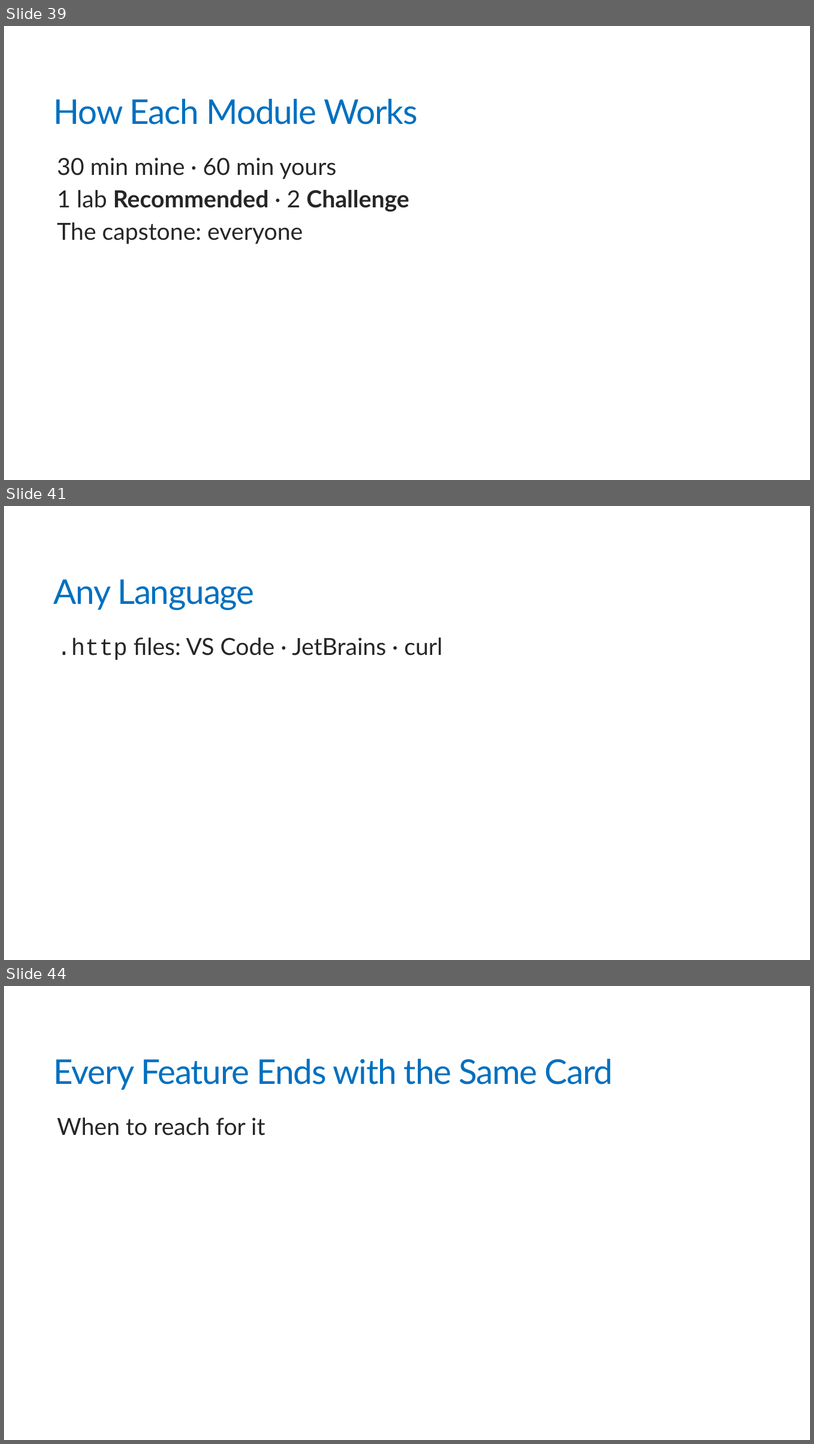
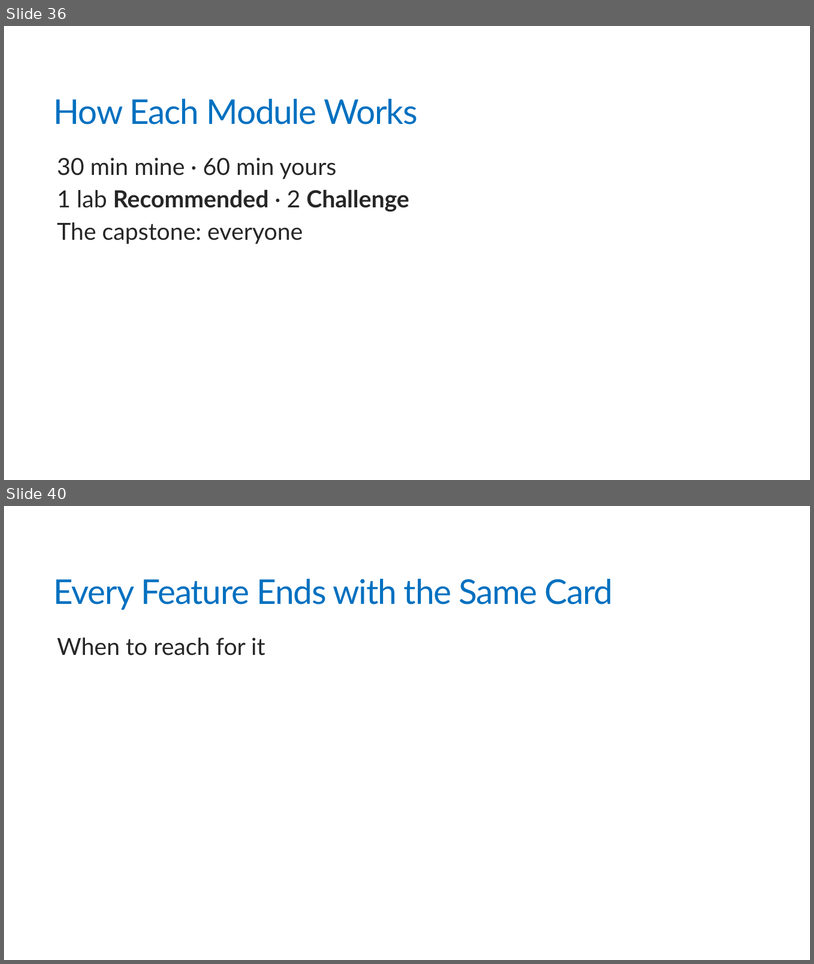
Before and after one commit to trailheadtechnology/10-ai-features-workshop, a slide deck: docs/slides/pptx/M0-opening.pptx. Shown one above the other, each under a label of ours: slides 39, 41 and 44 before the commit, slides 36 and 40 after it; the slides between them are not shown. The pictures are 814x1444 and 814x964 pixels, drawn with LibreOffice and Linux fonts; fonts in the diff are those of the drawing. Boxes give left, top, right and bottom in pixels: in the first picture for what was removed or moved away, otherwise in the second. Text is boxed around its words. In the diff, an @@ line names an element or a change of style, - is before the commit and + after.

```diff
--- a/docs/slides/pptx/M0-opening.pptx
+++ b/docs/slides/pptx/M0-opening.pptx
@@ slide 41 removed at box(4, 506, 810, 960), background #FFFFFF @@
@@ title removed at box(54, 579, 255, 610) @@
-Any Language
@@ text removed at box(57, 637, 443, 660) @@
-  .http files: VS Code · JetBrains · curl
@@ what was slide 39 is now slide 36 @@
@@ what was slide 44 is now slide 40 @@
```
Also in this commit, not shown: 12 slides changed, 2 slides added, 8 other slides removed, 59 other files.
